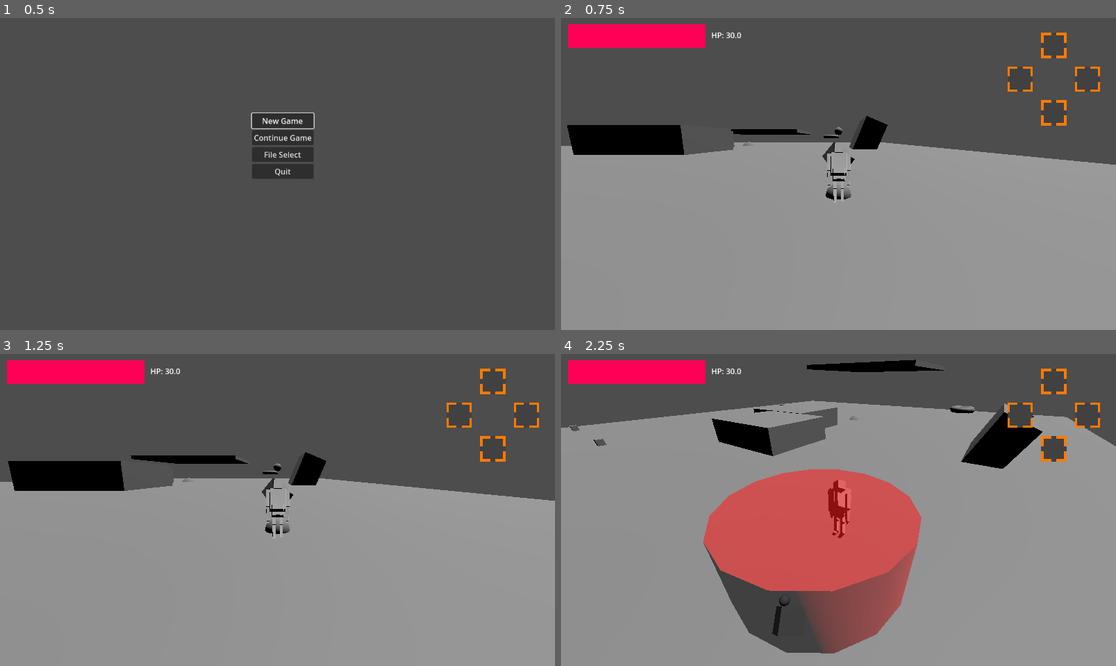
Above: before the commit, frames 1-4 (two rows, left to right).
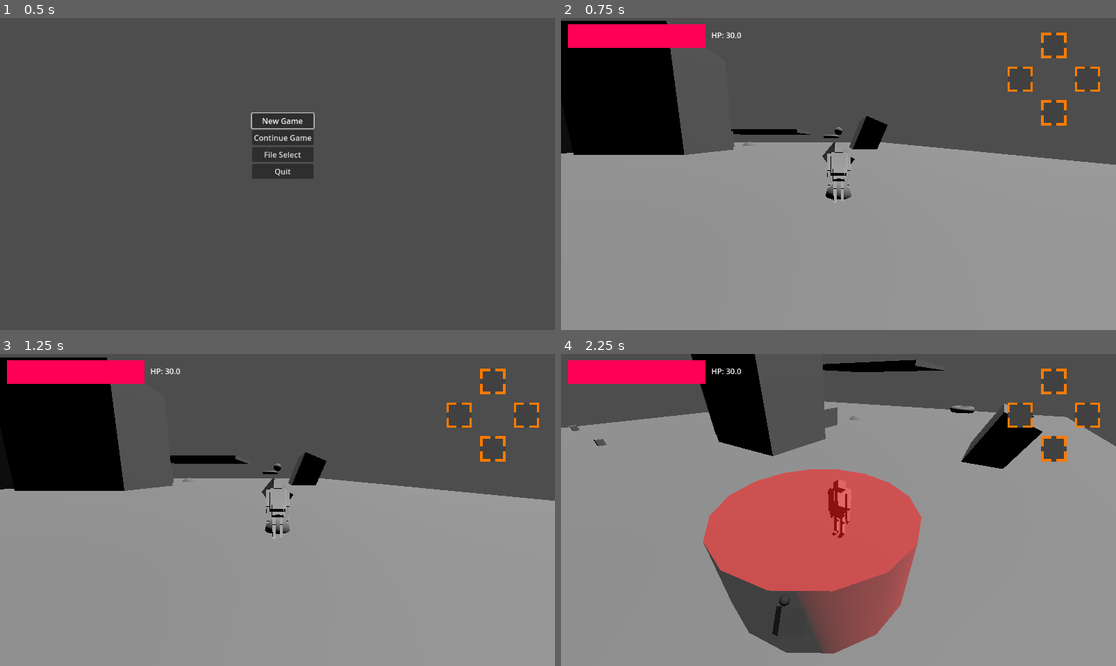
Above: after the commit, the same moments.

Repository: stron1le/MVM28
Game: Godot game, scene res://Scenes/start_screen.tscn
Two runs of this game, one before a commit and one after it. Both use one fixed random seed, a clock stepped at 60 frames per second and the inputs below.
Inputs (mouse positions are in pixels of both pictures, inside the frame that each line leads up to):
- Up to frame 1 (0.5 s): no input
- Up to frame 2 (0.75 s): click "New Game" at 0.5 s
- Up to frame 3 (1.25 s): no input
- Up to frame 4 (2.25 s): move the mouse to (866, 510) at 1.27 s; hold Space (Jump) 1.28-2.03 s; hold W (ForwardAxisNegative) from 1.28 s (still down); move the mouse to (810, 510) at 2.02 s; click (810, 510) at 2.1 s

Frame 1 is identical in both runs. In frame 2, 5.5% of the frame differs, in the area x 0-22%, y 0-44%; in frame 3, 5.7%, in the area x 0-31%, y 1-44%; in frame 4, 2.9%.

Commit message:
Added ground check and an incomplete wall slide state.
Fixed a few bugs that were again causing the character to get stuck in the ground, and also added a wall sliding state. Unfortunately, I did find a bug where if a corner is small enough, the character will start to fall more slowly than before. I suspect it is due to how the horizontal velocity is still sending the character into the wall, which results in some part of the move slide code shorting the vertical drop.

Diff:
--- a/mvm28/Scenes/test_character.tscn
+++ b/mvm28/Scenes/test_character.tscn
@@ -17,14 +17,10 @@
 [sub_resource type="SphereShape3D" id="SphereShape3D_iy7e0"]
 
 [sub_resource type="CapsuleShape3D" id="CapsuleShape3D_co0b2"]
-
-[sub_resource type="CylinderShape3D" id="CylinderShape3D_co0b2"]
-height = 1.5
-radius = 0.8
+radius = 0.45
 
 [node name="TestCharacter" type="CharacterBody3D" node_paths=PackedStringArray("dashTimer", "rightHand", "ledgeGrabbedObject") groups=["DestroyOnLoad", "Player"]]
 collision_mask = 2
-floor_snap_length = 0.3
 script = ExtResource("1_fksbf")
 currentState = 1
 forwardVel = 7.0
@@ -165,7 +161,7 @@
 
 [node name="DownwardCast" type="RayCast3D" parent="."]
 transform = Transform3D(1, 0, 0, 0, 1, 0, 0, 0, 1, 0, 2.37322, 0.61)
-target_position = Vector3(0, -2.735, 0)
+target_position = Vector3(0, -2.373, 0)
 collision_mask = 2
 
 [node name="GroundCheck" type="ShapeCast3D" parent="."]
@@ -174,12 +170,6 @@
 target_position = Vector3(0, 0, 0)
 collision_mask = 2
 
-[node name="Wallcheck" type="ShapeCast3D" parent="."]
-transform = Transform3D(1, 0, 0, 0, 1, 0, 0, 0, 1, 0, 1, 0)
-shape = SubResource("CylinderShape3D_co0b2")
-target_position = Vector3(0, 0, 0)
-collision_mask = 2
-
 [connection signal="HPAdjust" from="." to="HealthBar" method="_on_test_character_hp_adjust"]
 [connection signal="timeout" from="DashTimer" to="." method="_on_dash_timer_timeout"]
 
--- a/mvm28/Scenes/test_room.tscn
+++ b/mvm28/Scenes/test_room.tscn
@@ -17,7 +17,7 @@
 data = PackedVector3Array(-50, -1, 50, -2.04065, -1, -9.46019, -2.35634, -1, -10.6384, 1.17817, -1, -12.679, 50, -1, -5 …(14287 unchanged characters)…
 
 [sub_resource type="BoxShape3D" id="BoxShape3D_ycph5"]
-size = Vector3(14.5981, 4.35962, 12.4757)
+size = Vector3(14.5981, 16.2731, 12.4757)
 
 [sub_resource type="BoxShape3D" id="BoxShape3D_f2n0o"]
 size = Vector3(1000, 50, 1000)
@@ -84,6 +84,9 @@
 &"move": SubResource("Animation_wv2xt")
 }
 
+[sub_resource type="BoxShape3D" id="BoxShape3D_ei72r"]
+size = Vector3(14.5981, 15.7632, 12.4757)
+
 [node name="test_room" type="Node3D"]
 script = ExtResource("1_ei72r")
 
@@ -164,12 +167,12 @@
 collision_layer = 2
 
 [node name="CollisionShape3D" type="CollisionShape3D" parent="StaticBody3D3"]
-transform = Transform3D(1, 0, 0, 0, 1, 0, 0, 0, 1, -6.79907, 1.67981, 5.73785)
+transform = Transform3D(1, 0, 0, 0, 1, 0, 0, 0, 1, -6.79907, 7.63654, 5.73785)
 shape = SubResource("BoxShape3D_ycph5")
 
 [node name="CSGBox3D" type="CSGBox3D" parent="StaticBody3D3"]
-transform = Transform3D(1, 0, 0, 0, 1, 0, 0, 0, 1, -6.7644, 1.68695, 5.78412)
-size = Vector3(14.5288, 4.3739, 12.5682)
+transform = Transform3D(1, 0, 0, 0, 1, 0, 0, 0, 1, -6.7644, 7.6481, 5.78412)
+size = Vector3(14.5288, 16.2962, 12.5682)
 
 [node name="MovingPlatform" parent="." instance=ExtResource("11_wv2xt")]
 transform = Transform3D(1, 0, 0, 0, 1, 0, 0, 0, 1, 0, 3.36016, -23.1806)
@@ -192,4 +195,16 @@
 transform = Transform3D(1, 0, 0, 0, 1, 0, 0, 0, 1, -6.7644, 1.68695, 5.78412)
 size = Vector3(14.5288, 4.3739, 12.5682)
 
+[node name="StaticBody3D5" type="StaticBody3D" parent="." groups=["Enemy"]]
+transform = Transform3D(0.611361, 0, -0.791352, 0, 1, 0, 0.791352, 0, 0.611361, -4.66552, 1.55907, 14.3967)
+collision_layer = 2
+
+[node name="CollisionShape3D" type="CollisionShape3D" parent="StaticBody3D5"]
+transform = Transform3D(1, 0, 2.98023e-08, 0, 1, 0, -2.98023e-08, 0, 1, -6.79907, 6.24316, 5.73785)
+shape = SubResource("BoxShape3D_ei72r")
+
+[node name="CSGBox3D" type="CSGBox3D" parent="StaticBody3D5"]
+transform = Transform3D(1, 0, 2.98023e-08, 0, 1, 0, -2.98023e-08, 0, 1, -6.7644, 6.30882, 5.78412)
+size = Vector3(14.5288, 15.7423, 12.5682)
+
 [connection signal="body_entered" from="DeathBoundary" to="DeathBoundary" method="_on_body_entered"]
--- a/mvm28/Scripts/test_character.gd
+++ b/mvm28/Scripts/test_character.gd
@@ -35,6 +35,7 @@
 	ACT_GREATSWORD_SWING,
 	ACT_TEST,ACT_DASHING,
 	ACT_LEDGE_GRAB,
+	ACT_WALL_SLIDE
 }
 
 
@@ -121,6 +122,8 @@
 			act_dashing(delta);
 		PLAYERSTATE.ACT_LEDGE_GRAB:
 			act_ledge_grab(delta);
+		PLAYERSTATE.ACT_WALL_SLIDE:
+			act_wall_slide(delta);
 		_:
 			print("There is no such state " + str(currentState))
 			act_walking(delta);
@@ -208,17 +211,25 @@
 
 func act_jump(delta):
 	var intendedMagnitude = movementVector2D.length();
-	if (canCutJump and not Input.is_action_pressed("Jump") and velocity.y>0):
+	if (velocity.y<0):
+		canCutJump=false;
+	if (canCutJump and not Input.is_action_pressed("Jump")):
 		velocity.y *= CUT_JUMP_MULTIPLIER;
 		canCutJump = false;
 	velocity += get_gravity()*delta;
 	aerialAdjustment(delta);
 	move_and_slide();
-
 	if (is_on_floor()):
 		canCutJump = false;
 		currentState = (PLAYERSTATE.ACT_STANDING if intendedMagnitude == 0
 				else PLAYERSTATE.ACT_WALKING);
+	if (Input.is_action_just_pressed("WallGrab") and is_on_wall()):
+		var wallDirection=get_wall_normal();
+		move_and_collide(get_wall_normal()*-10);
+		currentState=PLAYERSTATE.ACT_WALL_SLIDE;
+		var angleToWall=get_wall_normal().signed_angle_to(transform.basis.z,Vector3.UP);
+		look_at(global_position-get_wall_normal());
+		transform.basis = transform.basis.rotated(Vector3.UP,sign(angleToWall)*deg_to_rad(90));
 	ledge_check();
 
 func act_greatsword_walk(delta):
@@ -406,9 +417,7 @@
 	var intendedYawDiff = transform.basis.z.signed_angle_to(movementVector3D,transform.basis.y);
 	var addedVel = ledgeGrabbedObject.global_position-ledgeGrabbedPrevPosition
 	ledgeGrabbedPrevPosition = ledgeGrabbedObject.global_position;
-	var newForward=-ledgeGrabbedObject.transform.basis.z.normalized();
-	newForward.y=0;
-	look_at(position+newForward);
+	global_rotation=ledgeGrabbedObject.global_rotation;
 	global_position = ledgeGrabbedObject.global_position;
 	if (movementVector2D != Vector2.ZERO):
 		if (abs(intendedYawDiff)>PI/2.0 and ledgeLetGo):
@@ -453,7 +462,12 @@
 				downwardCast.global_position.x+=transform.basis.z.x*.1;
 				downwardCast.global_position.z+=transform.basis.z.z*.1;
 				downwardCast.force_raycast_update();
+		var prevPosition=global_position;
 		global_position.y=downwardCast.get_collision_point().y-2;
+		$GroundCheck.force_shapecast_update();
+		if ($GroundCheck.is_colliding()):
+			global_position=prevPosition;
+			return;
 		currentState=PLAYERSTATE.ACT_LEDGE_GRAB;
 		canCutJump=false;
 		var hitObject = downwardCast.get_collider();
@@ -467,3 +481,8 @@
 		ledgeGrabbedPrevPosition = ledgeGrabbedObject.global_position;
 func ledge_check():
 	current_ledge_check();
+func act_wall_slide(delta):
+	velocity=5*transform.basis.z;
+	move_and_slide();
+	if (is_on_wall()):
+		print(get_wall_normal().angle_to(transform.basis.x));
--- a/mvm28/project.godot
+++ b/mvm28/project.godot
@@ -164,6 +164,11 @@
 , Object(InputEventJoypadButton,"resource_local_to_scene":false,"resource_name":"","device":-1,"button_index":2,"pressure":0.0,"pressed":false,"script":null)
 ]
 }
+WallGrab={
+"deadzone": 0.2,
+"events": [Object(InputEventJoypadButton,"resource_local_to_scene":false,"resource_name":"","device":-1,"button_index":3,"pressure":0.0,"pressed":true,"script":null)
+]
+}
 
 [rendering]
 
Not shown: 1 places in mvm28/Scenes/test_character.tscn that only renumber resources
Not shown: 1 places in mvm28/Scenes/test_room.tscn that only renumber resources
